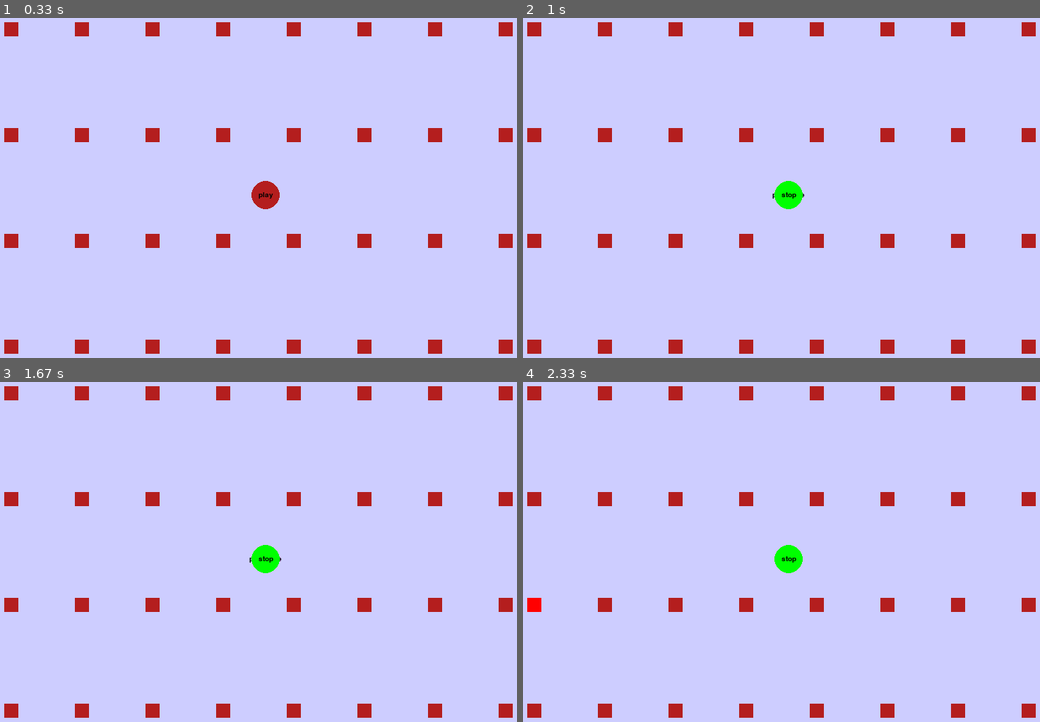
Above: before the commit, frames 1-4 (two rows, left to right).
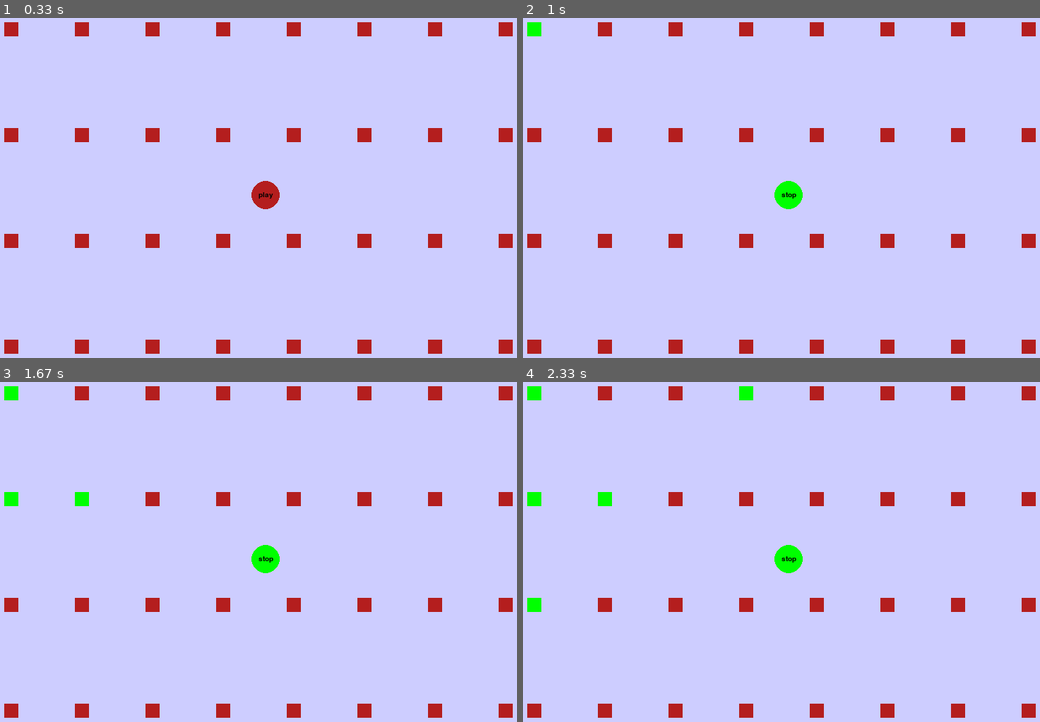
Above: after the commit, the same moments.

Repository: samuelbigio/DrumLooper
Game: pygame game, started from Main/main.py
Two runs of this game, one before a commit and one after it. Both use one fixed random seed, a clock stepped at 60 frames per second and the inputs below. The source is Python 2; it was converted automatically to run under Python 3.
Inputs (mouse positions are in pixels of both pictures, inside the frame that each line leads up to):
- Up to frame 1 (0.33 s): no input
- Up to frame 2 (1 s): click "play" at 0.38 s; click (533, 28) at 0.72 s
- Up to frame 3 (1.67 s): click (10, 497) at 1.05 s; click (82, 497) at 1.38 s
- Up to frame 4 (2.33 s): click (745, 392) at 1.72 s; click (533, 606) at 2.05 s

Frame 1 is identical in both runs. In frame 2, 0.1% of the frame differs, in the area x 0-55%, y 1-54%; in frame 3, 0.3%; in frame 4, 0.6%, in the area x 0-45%, y 1-68%.

Commit message:
Testing version Control on Pycharm

Diff:
--- a/Main/Buttons/PlayBtn.py
+++ b/Main/Buttons/PlayBtn.py
@@ -82,22 +82,4 @@
                     x = .25
 
                     #pygame.mixer.Channel(0).play(pygame.mixer.Sound(''))
-                    pygame.mixer.Channel(0).play(pygame.mixer.Sound('Sounds/kit1/kick.wav'))
-                    pygame.mixer.Channel(1).play(pygame.mixer.Sound('Sounds/kit1/shaker.wav'))
-                    time.sleep(x)
-                    pygame.mixer.Channel(1).play(pygame.mixer.Sound('Sounds/kit1/shaker.wav'))
-                    time.sleep(x)
-                    pygame.mixer.Channel(0).play(pygame.mixer.Sound('Sounds/kit1/kick.wav'))
-                    pygame.mixer.Channel(1).play(pygame.mixer.Sound('Sounds/kit1/shaker.wav'))
-                    time.sleep(x)
-                    pygame.mixer.Channel(1).play(pygame.mixer.Sound('Sounds/kit1/shaker.wav'))
-                    time.sleep(x)
-                    pygame.mixer.Channel(0).play(pygame.mixer.Sound('Sounds/kit1/kick.wav'))
-                    pygame.mixer.Channel(1).play(pygame.mixer.Sound('Sounds/kit1/shaker.wav'))
-                    time.sleep(x)
-                    pygame.mixer.Channel(1).play(pygame.mixer.Sound('Sounds/kit1/shaker.wav'))
-                    time.sleep(x)
-                    pygame.mixer.Channel(0).play(pygame.mixer.Sound('Sounds/kit1/kick.wav'))
-                    pygame.mixer.Channel(1).play(pygame.mixer.Sound('Sounds/kit1/shaker.wav'))
-                    time.sleep(x)
-                    pygame.mixer.Channel(1).play(pygame.mixer.Sound('Sounds/kit1/shaker.wav'))
+                    pygame.mixer.Channel(0).play(pygame.mixer.Sound('Sounds/kit1/blank.wav'))
--- a/Main/scratch.py
+++ b/Main/scratch.py
@@ -1,14 +1,24 @@
 import scipy
 from pydub import AudioSegment
-
-sound1 = AudioSegment.from_wav('Sounds/kit1/crash.wav')
+import time
 
 
-last_mil = sound1[:1000]
+sound1 = AudioSegment.from_wav('Sounds/kit1/blank.wav')
+
+start_time = time.time()
+#last_mil = sound1[-10:]
 
 
-for i in xrange(1000):
-    last_mil +=last_mil
+
+#last_mil.export('Sounds/kit1/blank.wav', format = "wav")
 
 
-last_mil.export('Sounds/kit1/blank.wav', format = "wav")
+
+#for i in range(10):
+ #   sound1 +=sound1
+
+sound1.export('Sounds/kit1/blank2.wav', format = "wav")
+
+
+
+print("--- %s seconds ---" % (time.time() - start_time))
